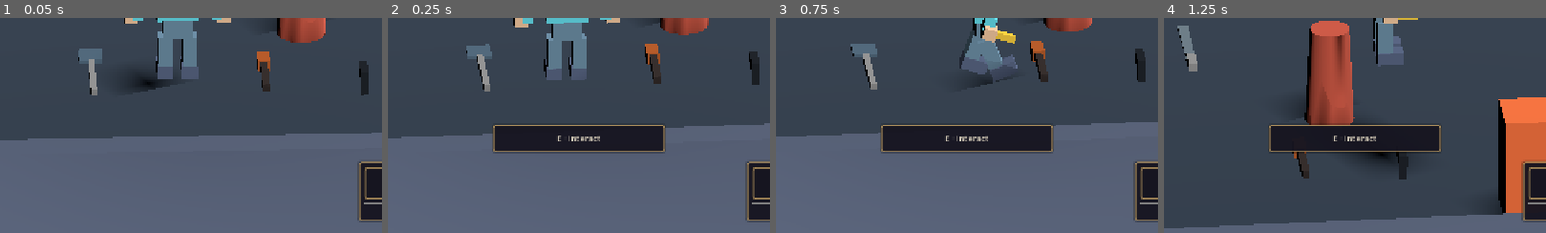
Above: before the commit, frames 1-4 (left to right).
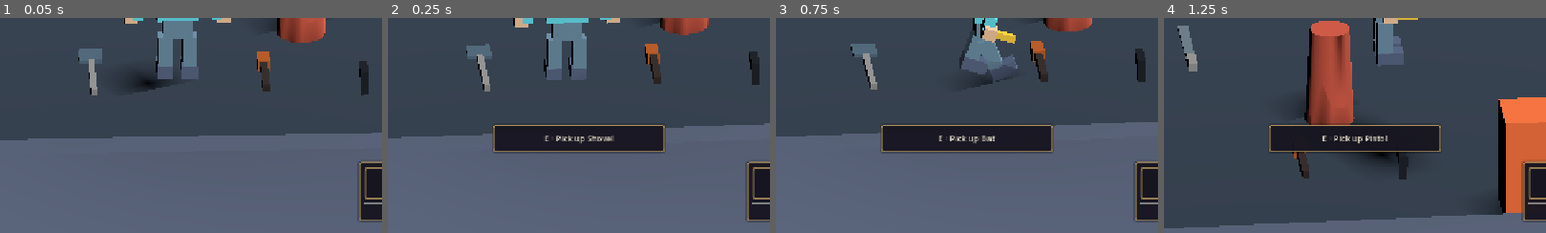
Above: after the commit, the same moments.

Repository: bravado/ACTION-5
Game: Godot game, scene res://demo/main.tscn
Two runs of this game, one before a commit and one after it. Both use one fixed random seed, a clock stepped at 60 frames per second and the inputs below.
Inputs (mouse positions are % of the whole screen's width and height, from its top left):
- Up to frame 1 (0.05 s): no input
- Up to frame 2 (0.25 s): no input
- Up to frame 3 (0.75 s): tap Enter at 0.5 s; move the mouse to (72, 45) at 0.52 s; hold Right (actor_turn_right) from 0.53 s (still down); hold Q (demo_swap) from 0.53 s (still down); click (72, 45) at 0.67 s
- Up to frame 4 (1.25 s): keep holding Right (actor_turn_right); keep holding Q (demo_swap); tap Space (actor_jump) at 0.77 s; tap P at 0.8 s
The pictures show only the part of the screen within x 25-75%, y 50-100%; the shares and areas given below are measured in that part.

Frame 1 is identical in both runs. In frame 2, 0.3% of the frame differs, in the area x 41-60%, y 54-59%; in frame 3, 0.3%; in frame 4, 0.3%.

Commit message:
test(hud): cover D09-03 presentation state and interaction parity
- Expose demo-specific target labels without duplicating selection
- Verify HP, equipment, Q swap, H visibility, per-view layout and prompt parity
- Update D09-02 compass regressions to assert fixed in-panel display
- Apply shared dark-metal frame to outcome overlays
- Document in-progress UI architecture and validation gates

Refs #37

Diff:
--- a/demo/interactions/location_portal.gd
+++ b/demo/interactions/location_portal.gd
@@ -40,6 +40,10 @@
     return destination_scene != null and not destination_scene.resource_path.is_empty()
 
 
+func get_interaction_label(_actor: Node3D) -> String:
+    return "Enter portal"
+
+
 func interact(actor: Node3D) -> bool:
     if not can_interact(actor):
         return false
--- a/demo/interactions/reference_exit.gd
+++ b/demo/interactions/reference_exit.gd
@@ -46,6 +46,10 @@
     return global_position + Vector3(0, 1.0, 0)
 
 
+func get_interaction_label(_actor: Node3D) -> String:
+    return "Complete encounter"
+
+
 func interact(actor: Node3D) -> bool:
     if not can_interact(actor):
         return false
--- a/demo/interactions/weapon_pickup_interaction.gd
+++ b/demo/interactions/weapon_pickup_interaction.gd
@@ -17,6 +17,11 @@
         and is_instance_valid(actor) and actor.get_node_or_null("Equipment") != null
 
 
+func get_interaction_label(_actor: Node3D) -> String:
+    var definition: Resource = weapon.get("definition") as Resource if is_instance_valid(weapon) else null
+    return "Pick up " + (str(definition.get("display_name")) if definition != null else "item")
+
+
 func interact(actor: Node3D) -> bool:
     if not can_interact(actor):
         return false
--- a/demo/interactions/world_door.gd
+++ b/demo/interactions/world_door.gd
@@ -48,6 +48,10 @@
     )
 
 
+func get_interaction_label(_actor: Node3D) -> String:
+    return "Close door" if open else "Open door"
+
+
 func interact(actor: Node3D) -> bool:
     if not can_interact(actor):
         return false
--- a/demo/interactions/world_switch.gd
+++ b/demo/interactions/world_switch.gd
@@ -18,6 +18,10 @@
     return is_instance_valid(actor)
 
 
+func get_interaction_label(_actor: Node3D) -> String:
+    return "Turn light off" if activated else "Turn light on"
+
+
 func interact(actor: Node3D) -> bool:
     if not can_interact(actor):
         return false
--- a/demo/ui/death_overlay.tscn
+++ b/demo/ui/death_overlay.tscn
@@ -1,6 +1,8 @@
-[gd_scene load_steps=2 format=3]
+[gd_scene load_steps=3 format=3]
 
 [ext_resource type="Script" path="res://demo/ui/death_overlay.gd" id="1"]
+
+[ext_resource type="StyleBox" path="res://demo/ui/iron_frame.tres" id="2_frame"]
 
 [node name="DeathOverlay" type="CanvasLayer"]
 layer = 30
@@ -35,6 +37,7 @@
 grow_vertical = 2
 
 [node name="Panel" type="PanelContainer" parent="Screen/Center"]
+theme_override_styles/panel = ExtResource("2_frame")
 layout_mode = 2
 custom_minimum_size = Vector2(370, 180)
 
@@ -43,6 +46,7 @@
 theme_override_constants/separation = 18
 
 [node name="Title" type="Label" parent="Screen/Center/Panel/Content"]
+theme_override_colors/font_color = Color(0.91, 0.87, 0.79, 1)
 layout_mode = 2
 theme_override_font_sizes/font_size = 36
 text = "You Died"
--- a/demo/ui/victory_overlay.tscn
+++ b/demo/ui/victory_overlay.tscn
@@ -1,6 +1,8 @@
-[gd_scene load_steps=2 format=3]
+[gd_scene load_steps=3 format=3]
 
 [ext_resource type="Script" path="res://demo/ui/victory_overlay.gd" id="1"]
+
+[ext_resource type="StyleBox" path="res://demo/ui/iron_frame.tres" id="2_frame"]
 
 [node name="VictoryOverlay" type="CanvasLayer"]
 layer = 30
@@ -35,6 +37,7 @@
 grow_vertical = 2
 
 [node name="Panel" type="PanelContainer" parent="Screen/Center"]
+theme_override_styles/panel = ExtResource("2_frame")
 layout_mode = 2
 custom_minimum_size = Vector2(420, 195)
 
@@ -43,6 +46,7 @@
 theme_override_constants/separation = 16
 
 [node name="Title" type="Label" parent="Screen/Center/Panel/Content"]
+theme_override_colors/font_color = Color(0.91, 0.87, 0.79, 1)
 layout_mode = 2
 theme_override_font_sizes/font_size = 33
 text = "Encounter Complete!"
--- /dev/null
+++ b/tests/d09_hud_suite.gd
@@ -0,0 +1,120 @@
+extends RefCounted
+## D09-03 HUD is a scene-local read-only projection, never an equipment owner.
+
+func _frames(tree: SceneTree, count: int = 3) -> void:
+    for i in range(count):
+        await tree.process_frame
+
+
+func run_tests(tree: SceneTree, verify: Callable) -> void:
+    var packed := load("res://demo/main.tscn") as PackedScene
+    verify.call(packed != null, "D09-03 playable scene loads")
+    if packed == null:
+        return
+    var stage := packed.instantiate() as Node3D
+    stage.position = Vector3(3900, 0, 3900)
+    tree.root.add_child(stage)
+    await _frames(tree, 5)
+    var player := stage.get_node("Player") as CharacterBody3D
+    var equipment: Node = player.get_node("Equipment")
+    var views: Node = stage.get_node("ViewManager")
+    var hud: Node = stage.get_node("Hud")
+    var display := stage.get_node("Hud/Reliquary") as Control
+    var health := player.get_node("Health")
+    var hp_panel := display.get_node("HealthPanel") as PanelContainer
+    var equip_panel := display.get_node("EquipmentPanel") as PanelContainer
+    var hp_bar := display.get("_health_bar") as ProgressBar
+    var main_label := display.get("_weapon_title") as Label
+    var second_label := display.get("_secondary") as Label
+    verify.call(not stage.get_node("Hud/Help").visible
+        and not stage.get_node("Hud/Status").visible
+        and hp_panel.visible and equip_panel.visible,
+        "D09-03 one gameplay HUD replaces visible diagnostic wall")
+    var health_pos: Vector2 = hp_panel.position
+    var equip_pos: Vector2 = equip_panel.position
+    verify.call(hp_panel.anchor_left == 0.0 and equip_panel.anchor_right == 1.0
+        and equip_panel.position.x > hp_panel.position.x + hp_panel.size.x + 80.0,
+        "D09-03 bottom panels are compact with unobstructed center gap")
+    for i in range(5):
+        views.call("switch_view", i)
+        await _frames(tree, 2)
+        verify.call(hp_panel.position.is_equal_approx(health_pos)
+            and equip_panel.position.is_equal_approx(equip_pos)
+            and display.get("_view").text.begins_with("F%d" % (i + 1)),
+            "D09-03 view %d uses identical fixed HUD anchors" % (i + 1))
+    health.current_health = 74.0
+    health.health_changed.emit(74.0, 100.0)
+    verify.call(is_equal_approx(hp_bar.value, 74.0)
+        and hp_bar.max_value == 100.0, "D09-03 HP bar projects current/max Health")
+    var bat := (load("res://demo/equipment/bat.tscn") as PackedScene).instantiate() as Node3D
+    stage.add_child(bat)
+    bat.global_position = player.global_position + Vector3(0.4, 0, 0)
+    verify.call(equipment.call("pickup", bat), "D09-03 Bat pickup uses normal equipment")
+    verify.call(main_label.text == "Bat" and not second_label.visible,
+        "D09-03 one equipped item omits disabled swap cue")
+    var gun := (load("res://demo/equipment/gun.tscn") as PackedScene).instantiate() as Node3D
+    stage.add_child(gun)
+    gun.global_position = player.global_position + Vector3(0.45, 0, 0)
+    verify.call(equipment.call("pickup", gun), "D09-03 Gun joins existing inventory")
+    verify.call(main_label.text == "Bat" and second_label.text.contains("Pistol")
+        and second_label.text.contains("Q"), "D09-03 active Bat shows smaller Pistol/Q cue")
+    var swap := InputEventKey.new()
+    swap.keycode = KEY_Q
+    swap.pressed = true
+    stage.call("_unhandled_input", swap)
+    verify.call(main_label.text == "Pistol" and second_label.text.contains("Bat"),
+        "D09-03 Q uses existing swap command and reverses labels")
+    var q_bindings: Array = InputMap.action_get_events(&"demo_swap")
+    InputMap.action_erase_events(&"demo_swap")
+    var custom_key := InputEventKey.new()
+    custom_key.keycode = KEY_P
+    InputMap.action_add_event(&"demo_swap", custom_key)
+    hud.call("refresh")
+    verify.call(second_label.text.contains("P") and not second_label.text.contains("Q"),
+        "D09-03 secondary weapon hint follows remapped InputMap")
+    InputMap.action_erase_events(&"demo_swap")
+    for event in q_bindings:
+        InputMap.action_add_event(&"demo_swap", event)
+    hud.call("refresh")
+    verify.call(display.get("_weapon_icon").texture != null,
+        "D09-03 weapon image uses optional definition icon")
+    hud.call("set_hud_visible", false)
+    verify.call(not hp_panel.visible and not equip_panel.visible
+        and not display.get_node("ObjectivePanel").visible,
+        "D09-03 H hidden mode removes gameplay chrome")
+    for i in range(5):
+        views.call("switch_view", i)
+        verify.call(not hp_panel.visible and not equip_panel.visible,
+            "D09-03 hidden HUD stays hidden on view %d" % (i + 1))
+    health.current_health = 42.0
+    health.health_changed.emit(42.0, 74.0)
+    verify.call(is_equal_approx(hp_bar.value, 42.0),
+        "D09-03 hidden HUD still observes authoritative health")
+    hud.call("set_help_open", true)
+    verify.call(display.get_node("HelpPanel").visible and not hp_panel.visible,
+        "D09-03 help remains accessible while gameplay HUD hidden")
+    hud.call("set_help_open", false)
+    hud.call("set_hud_visible", true)
+    verify.call(hp_panel.visible and equip_panel.visible
+        and is_equal_approx(hp_bar.value, 42.0),
+        "D09-03 HUD returns with latest state")
+    # Avoid a separate prompt target selector: use exactly Interactor.get_target.
+    var interactor: Node = stage.get_node("Interactor")
+    player.global_position = stage.global_position + Vector3(100, 2, 100)
+    var switch_instance := Node3D.new()
+    switch_instance.set_script(load("res://demo/interactions/world_switch.gd"))
+    stage.add_child(switch_instance)
+    switch_instance.global_position = player.global_position + Vector3(0.35, 0, 0)
+    var door := Node3D.new()
+    door.set_script(load("res://demo/interactions/world_door.gd"))
+    stage.add_child(door)
+    door.global_position = player.global_position + Vector3(1.5, 0, 0)
+    verify.call(interactor.call("get_target", player) == switch_instance,
+        "D09-03 preview uses same nearest eligible target as interaction")
+    hud.call("_refresh_interaction")
+    verify.call(display.get("_interaction").text.contains("Turn light on"),
+        "D09-03 prompt names the target that E would interact with")
+    verify.call(interactor.call("try_interact", player) and switch_instance.activated,
+        "D09-03 selected prompt target receives real interaction")
+    stage.queue_free()
+    await _frames(tree, 2)
--- a/tests/d09_retro_suite.gd
+++ b/tests/d09_retro_suite.gd
@@ -91,8 +91,9 @@
     verify.call(level.get_node("Hud").is_physics_processing(),
         "D09-02 overhead compass updates only on fixed physics ticks")
     level.get_node("Hud").call("_physics_process", 0.0)
-    verify.call(retro_hint.visible and retro_hint.text.contains("Sword")
-        and retro_hint.text.contains("4-WAY"),
+    verify.call(not retro_hint.visible and retro_hint.text.contains("Sword")
+        and retro_hint.text.contains("4-WAY")
+        and str((level.get_node("Hud/Reliquary") as Control).get("_view").text).contains("4-WAY"),
         "D09-02 live overhead HUD identifies the equipped four-way Sword")
     var diagonal := Vector2(1, -0.5).normalized()
     var f5_sword: Vector2 = AimScript.resolve_direction(diagonal, Vector2.LEFT,
@@ -131,8 +132,9 @@
         "D09-02 Gun has independent eight-way F5 configuration")
     views.switch_view(4)
     level.get_node("Hud").call("_physics_process", 0.0)
-    verify.call(retro_hint.visible and retro_hint.text.contains("Pistol")
-        and retro_hint.text.contains("8-WAY"),
+    verify.call(not retro_hint.visible and retro_hint.text.contains("Pistol")
+        and retro_hint.text.contains("8-WAY")
+        and str((level.get_node("Hud/Reliquary") as Control).get("_view").text).contains("8-WAY"),
         "D09-02 same HUD shows eight sectors with Gun without restarting actor")
     var f5_gun: Vector2 = AimScript.resolve_direction(diagonal, Vector2.LEFT,
         ProfileScript.Mode.RETRO_TOPDOWN, null,
--- a/tests/run_all.gd
+++ b/tests/run_all.gd
@@ -22,6 +22,7 @@
 const D09ReferenceSuiteScript = preload("res://tests/d09_reference_suite.gd")
 const D09SideAimSuiteScript = preload("res://tests/d09_side_aim_suite.gd")
 const D09RetroSuiteScript = preload("res://tests/d09_retro_suite.gd")
+const D09HudSuiteScript = preload("res://tests/d09_hud_suite.gd")
 const LocomotionScript = preload("res://addons/action5/actor/locomotion.gd")
 const ActorInputScript = preload("res://addons/action5/input/actor_input_adapter.gd")
 ## Self-contained headless test runner. Exit 0 only when all assertions pass.
@@ -698,6 +699,8 @@
     await side_aim_suite.run_tests(self, Callable(self, "_check"))
     var retro_suite := D09RetroSuiteScript.new()
     await retro_suite.run_tests(self, Callable(self, "_check"))
+    var hud_suite := D09HudSuiteScript.new()
+    await hud_suite.run_tests(self, Callable(self, "_check"))
 
     level.queue_free()
     # Flush Godot's deferred deletion queue before inspecting ResourceDB at
Not shown, changed: AGENTS.md
Not shown, changed: PLAN.md
